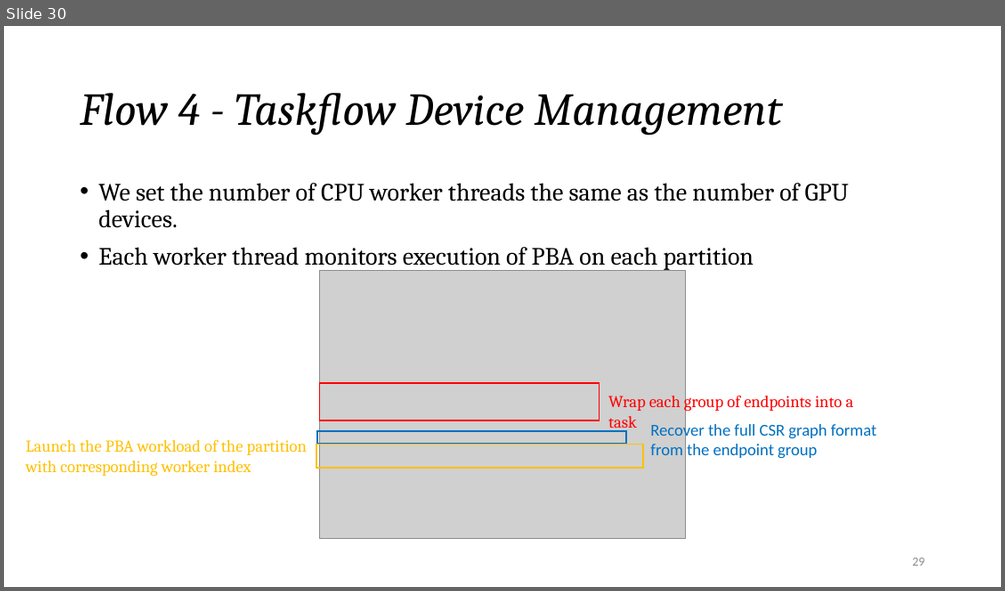
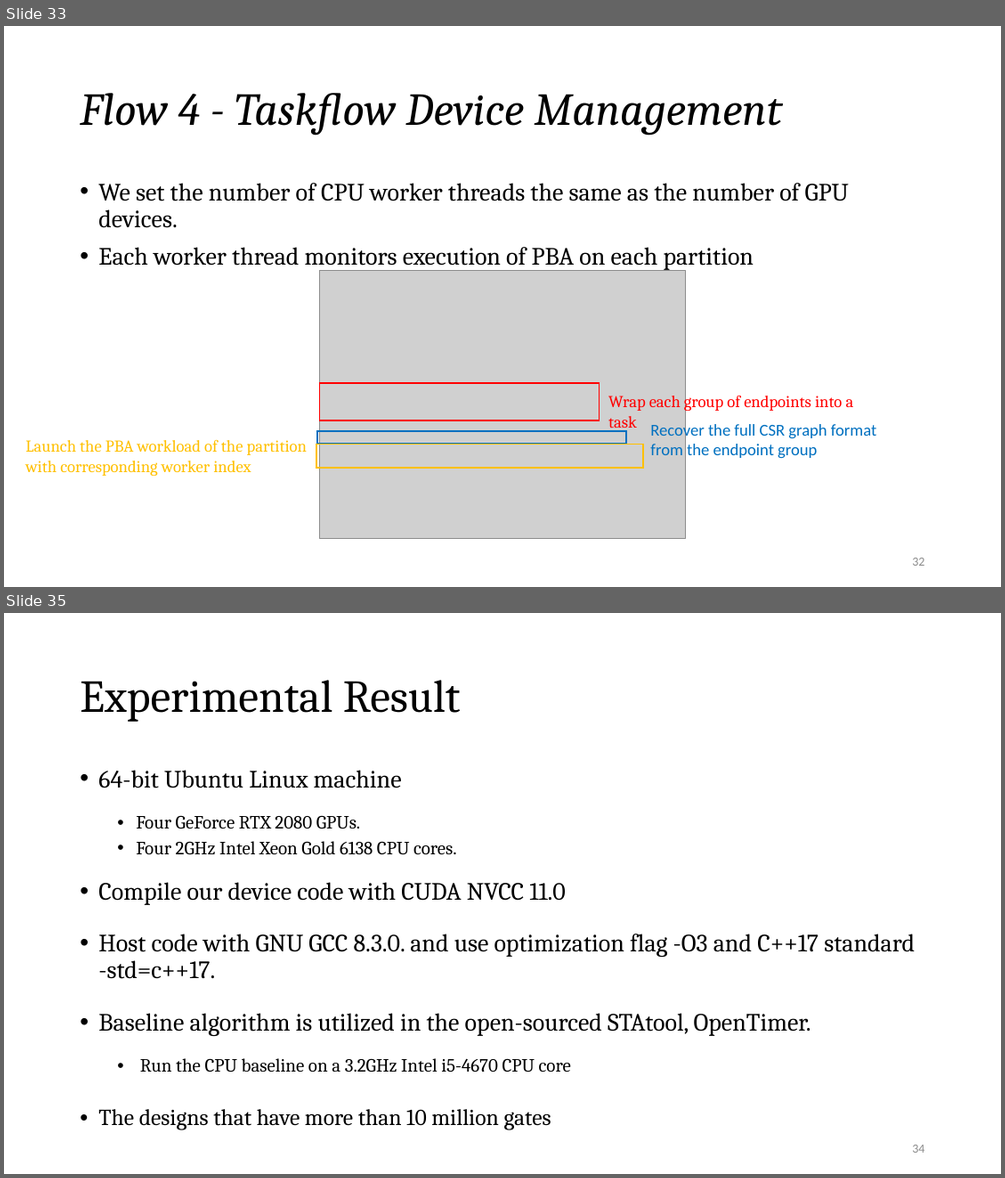
Before and after one commit to Pacific-Feng-Studuies/Studied-Papers, a slide deck: GM/Partition/Fast STA Graph Partitioning Framework for Multi-GPU Acceleration/Fast STA Graph Partitioning Framework for Multi-GPU Acceleration.pptx. Shown one above the other, each under a label of ours: slide 30 before the commit, slides 33 and 35 after it; the slides between them are not shown. The pictures are 1005x591 and 1005x1178 pixels, drawn with LibreOffice and Linux fonts; fonts in the diff are those of the drawing; grey boxes stand for pictures. Boxes give left, top, right and bottom in pixels: in the first picture for what was removed or moved away, otherwise in the second. Text is boxed around its words. In the diff, an @@ line names an element or a change of style, - is before the commit and + after.

```diff
--- a/GM/Partition/Fast STA Graph Partitioning Framework for Multi-GPU Acceleration/Fast STA Graph Partitioning Framework for Multi-GPU Acceleration.pptx
+++ b/GM/Partition/Fast STA Graph Partitioning Framework for Multi-GPU Acceleration/Fast STA Graph Partitioning Framework for Multi-GPU Acceleration.pptx
@@ slide 35 added at (4,613,1001,1174), background #FFFFFF @@
@@ title added at (80,680,461,722), 44 pt, text #000000 @@
+Experimental Result
@@ text added at (98,770,914,1130), 24 pt, text #000000 @@
+• 64-bit Ubuntu Linux machine
+  • Four GeForce RTX 2080 GPUs.
+  • Four 2GHz Intel Xeon Gold 6138 CPU cores.
+• Compile our device code with CUDA NVCC 11.0
+• Host code with GNU GCC 8.3.0. and use optimization flag -O3 and C++17 standard -std=c++17.
+• Baseline algorithm is utilized in the open-sourced STAtool, OpenTimer.
+  • Run the CPU baseline on a 3.2GHz Intel i5-4670 CPU core
+• The designs that have more than 10 million gates
@@ page number added at (912,1144,924,1152), 12 pt, text #8C8C8C @@
+34
@@ what was slide 30 is now slide 33 @@
@@ page number at (912,557,924,565): text changed @@
-29
+32
```
Also in this commit, not shown: 3 slides changed, 5 other slides added.
